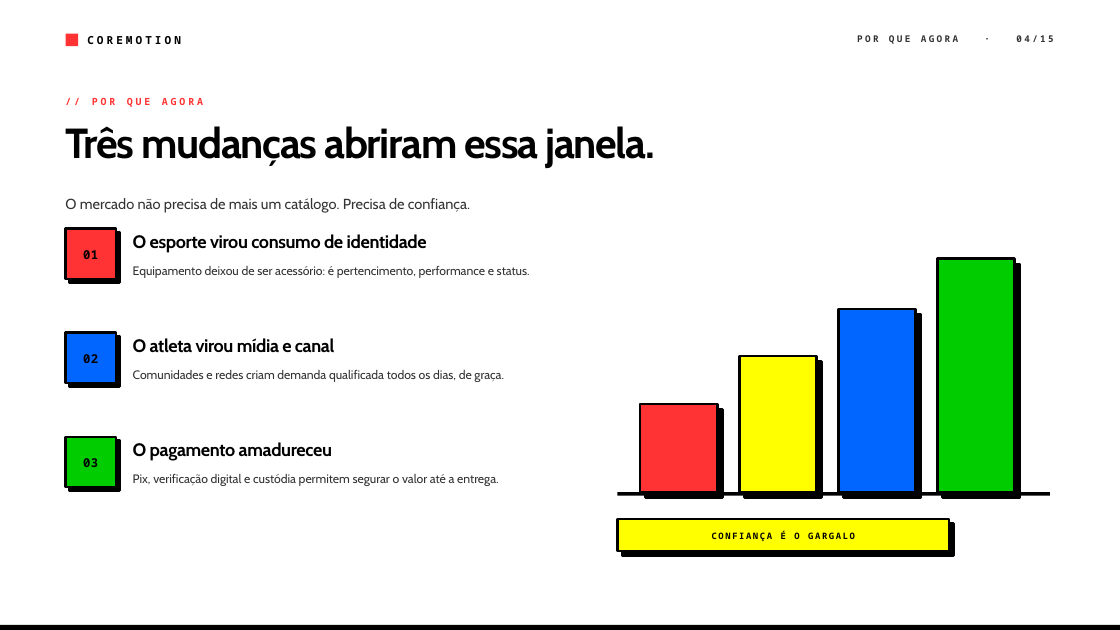
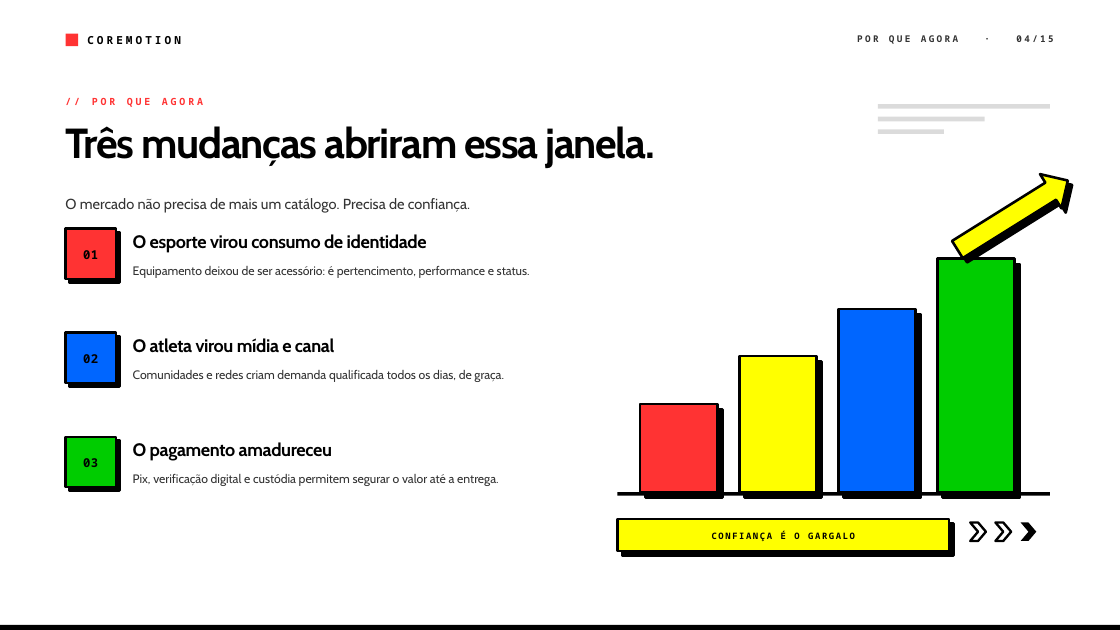
Before and after one commit to FeufeuP/-CoreMotion, a slide deck: slide 4 of docs/pitch/CoreMotion-Pitch-Banca.pptx. Drawn at 1120x630 pixels with LibreOffice and Linux fonts; fonts in the diff are those of the drawing. Boxes give left, top, right and bottom in pixels: in the first picture for what was removed or moved away, otherwise in the second. Text is boxed around its words. In the diff, an @@ line names an element or a change of style, - is before the commit and + after.

```diff
--- a/docs/pitch/CoreMotion-Pitch-Banca.pptx
+++ b/docs/pitch/CoreMotion-Pitch-Banca.pptx
@@ rectangle added at bbox=[878, 104, 1050, 109], fill #000000 at 14% opacity @@
@@ rectangle added at bbox=[878, 117, 985, 122], fill #000000 at 14% opacity @@
@@ rectangle added at bbox=[878, 129, 944, 134], fill #000000 at 14% opacity @@
@@ right arrow added at bbox=[947, 163, 1079, 267], fill #FFFF00, outline #000000 2.2 pt @@
@@ chevron added at bbox=[970, 523, 986, 541], outline #000000 2 pt @@
@@ chevron added at bbox=[996, 523, 1012, 541], outline #000000 2 pt @@
@@ chevron added at bbox=[1021, 523, 1037, 541], fill #000000 @@
```
Also in this commit, not shown: 14 other slides changed, 7 other files.
